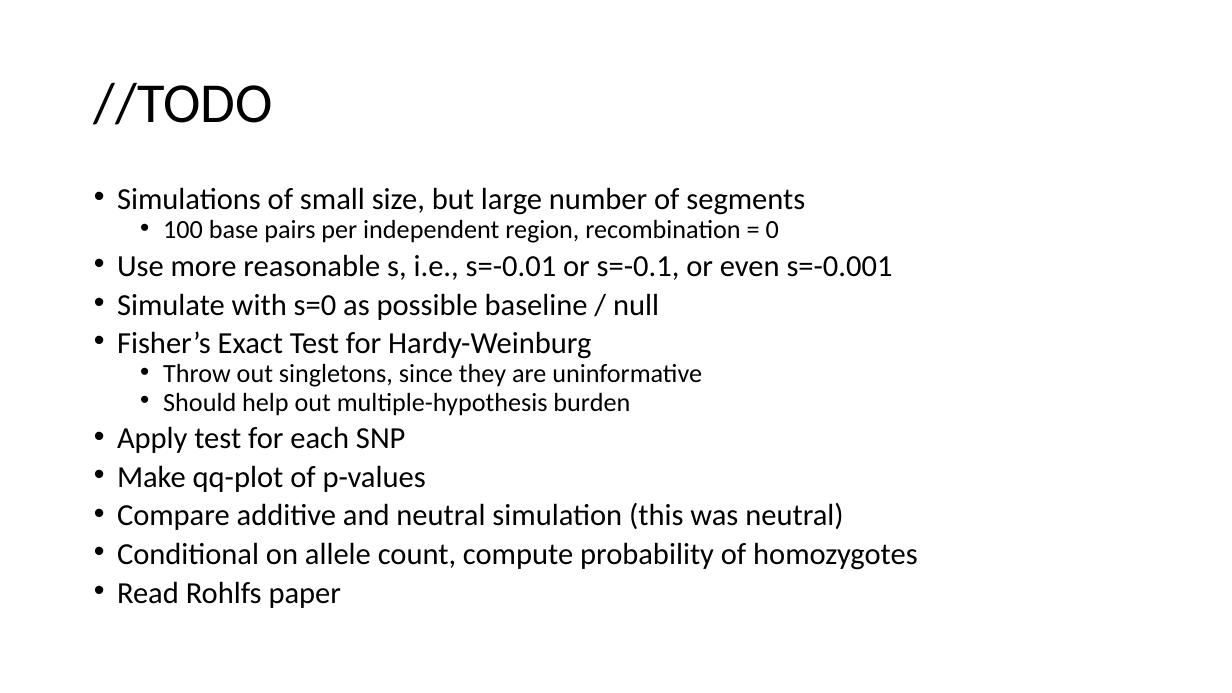
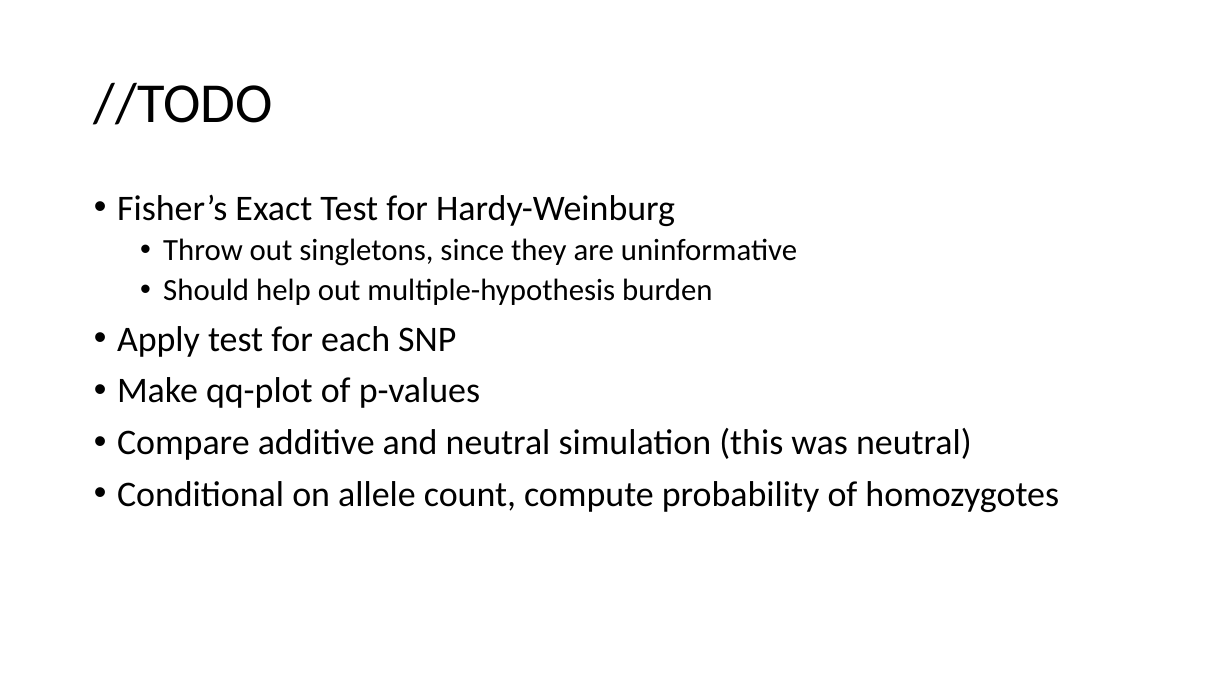
Before and after one commit to jon-mah/RDM_HW, a slide deck: slide 11 of Summary/20201014_RDM_HW_rotation_update.pptx (slide 8 before the commit). Drawn at 1232x693 pixels with LibreOffice and Linux fonts; fonts in the diff are those of the drawing. Boxes give left, top, right and bottom in pixels: in the first picture for what was removed or moved away, otherwise in the second. Text is boxed around its words. In the diff, an @@ line names an element or a change of style, - is before the commit and + after.

Commit message:
additive simulations.

```diff
--- a/Summary/20201014_RDM_HW_rotation_update.pptx
+++ b/Summary/20201014_RDM_HW_rotation_update.pptx
@@ text "Fisher’s Exact Test for Hardy-Weinburg" at [117,194,1059,512]: size 23.8 to 28 pt in "Fisher’s Exact Test for Hardy-Weinburg", "Apply test for each SNP", "Make qq-plot of p-values", "Compare additive and neutral simulation (this was ..." and 1 more places; size 20.4 to 24 pt in "Throw out singletons, since they are uninformative", "Should help out multiple-hypothesis burden"; line spacing 0.7 to 0.9 @@
@@ text at [117,187,893,320]: paragraphs removed @@
-• Simulations of small size, but large number of segments
-  • 100 base pairs per independent region, recombination = 0
-• Use more reasonable s, i.e., s=-0.01 or s=-0.1, or even s=-0.001
-• Simulate with s=0 as possible baseline / null
@@ text at [117,581,341,608]: paragraph removed @@
-• Read Rohlfs paper
```
Also in this commit, not shown: 2 other slides changed, 4 slides added, 1 slide removed, 25 other files.
